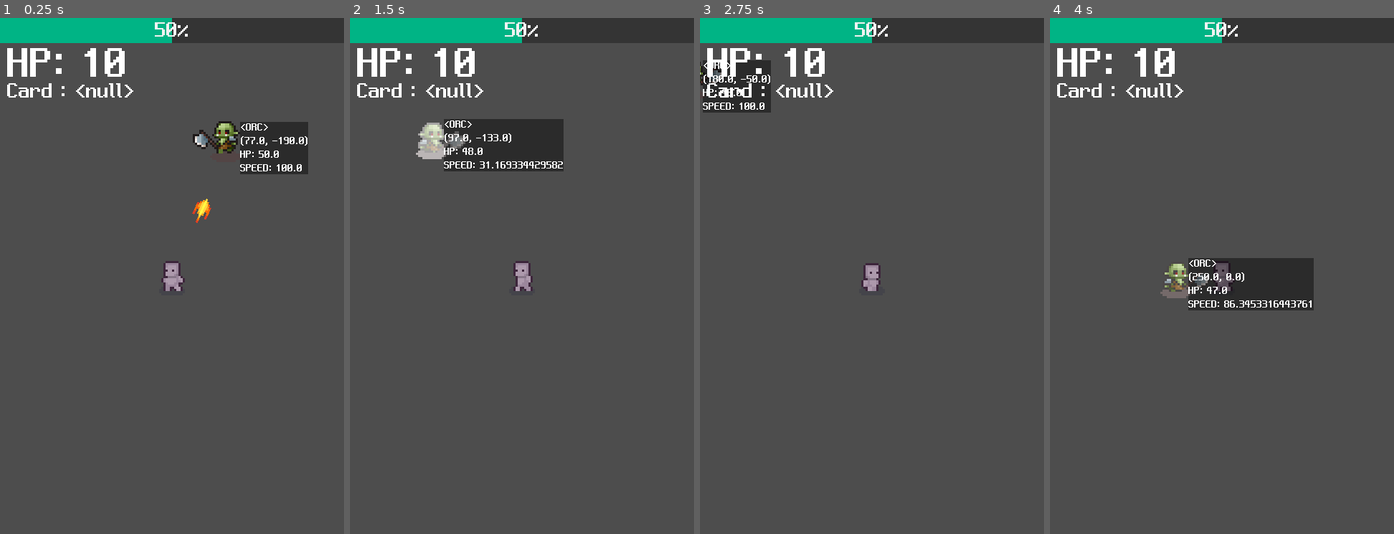
Above: before the commit, frames 1-4 (left to right).
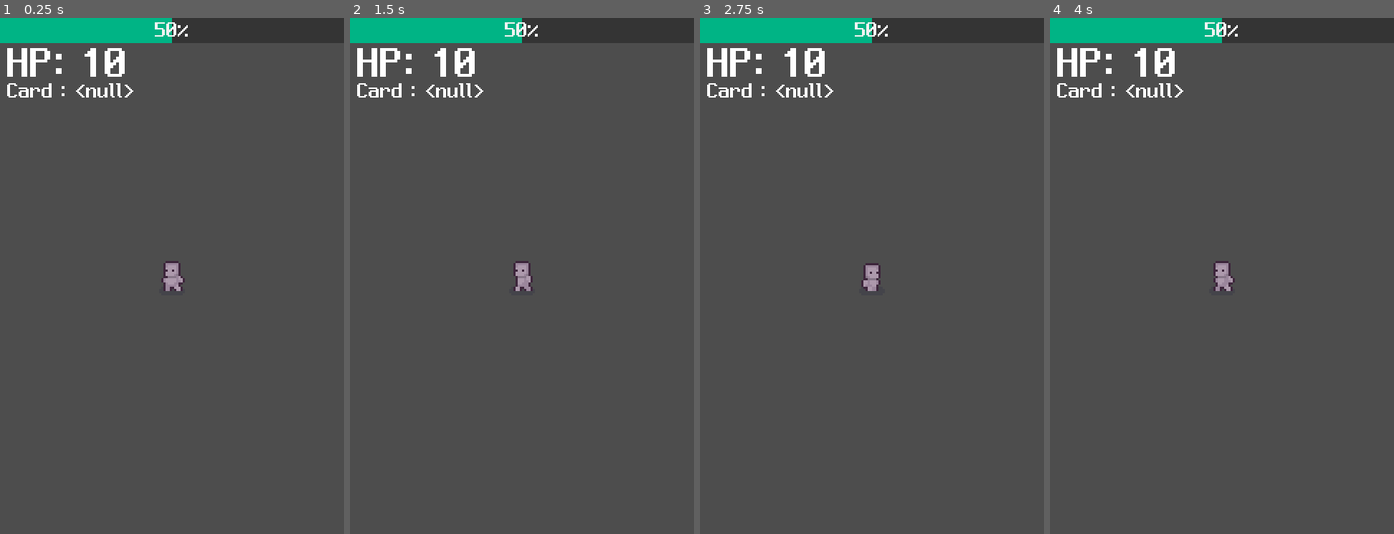
Above: after the commit, the same moments.

Repository: rnseo007/2dgame
Game: Godot game, scene res://Scenes/main.tscn
The game is run twice, just before and just after one commit, with the same random seed, the same clock (stepped at 60 frames per second) and the same inputs.
Inputs:
- Up to frame 1 (0.25 s): no input
- Up to frame 2 (1.5 s): hold D (move_right) 0.53-1.28 s; hold S (move_down) from 1.28 s (still down)
- Up to frame 3 (2.75 s): release S (move_down) at 2.03 s; hold D (move_right) from 2.03 s (still down)
- Up to frame 4 (4 s): release D (move_right) at 2.78 s; hold W (move_up) 2.78-3.53 s; hold A (move_left) from 3.53 s (still down)

The runs differ from the first frame. In frame 1, 2.6% of the frame differs, in the area x 55-90%, y 20-40%; in frame 2, 3.9%; in frame 3, 1.7%; in frame 4, 4.0%, in the area x 32-77%, y 46-57%.

Commit message:
적 랜덤 스폰 제작 완료, 적 ai 다시 제작 필요, 공격 재 제작 필요

Diff:
--- /dev/null
+++ b/Scenes/enemy_spawner.tscn
@@ -0,0 +1,23 @@
+[gd_scene load_steps=5 format=3 uid="uid://cwtjculhnmds1"]
+
+[ext_resource type="Script" uid="uid://bw2hwhfqpv61m" path="res://Scripts/enemy_spawner.gd" id="1_4l55s"]
+[ext_resource type="Script" uid="uid://dlion5xr8sj8k" path="res://Scripts/spawninfo.gd" id="2_cdqhx"]
+[ext_resource type="PackedScene" uid="uid://c0b35l8oeq3i" path="res://Scenes/Enemy.tscn" id="3_tdwud"]
+
+[sub_resource type="Resource" id="Resource_gga2x"]
+script = ExtResource("2_cdqhx")
+time_start = 0
+time_end = 60
+enemy = ExtResource("3_tdwud")
+enemy_num = 1
+enemy_spawn_delay = 1
+metadata/_custom_type_script = "uid://dlion5xr8sj8k"
+
+[node name="EnemySpawner" type="Node2D"]
+script = ExtResource("1_4l55s")
+spawns = Array[ExtResource("2_cdqhx")]([SubResource("Resource_gga2x")])
+
+[node name="Timer" type="Timer" parent="."]
+autostart = true
+
+[connection signal="timeout" from="Timer" to="." method="_on_timer_timeout"]
--- a/Scenes/main.tscn
+++ b/Scenes/main.tscn
@@ -1,18 +1,15 @@
 [gd_scene load_steps=4 format=3 uid="uid://c1nhxlovmsx53"]
 
 [ext_resource type="PackedScene" uid="uid://dtrgo1xqwerm0" path="res://Scenes/Player.tscn" id="1_bo1nx"]
-[ext_resource type="PackedScene" uid="uid://c0b35l8oeq3i" path="res://Scenes/Enemy.tscn" id="2_8gbba"]
 [ext_resource type="PackedScene" uid="uid://b7bkqi52340cw" path="res://Scenes/play_hud.tscn" id="3_8gbba"]
+[ext_resource type="PackedScene" uid="uid://cwtjculhnmds1" path="res://Scenes/enemy_spawner.tscn" id="3_jjvhh"]
 
 [node name="Main" type="Node2D"]
 
 [node name="Player" parent="." instance=ExtResource("1_bo1nx")]
 
-[node name="Enemy" parent="." instance=ExtResource("2_8gbba")]
-position = Vector2(95, -207)
-
 [node name="Play_HUD" parent="." instance=ExtResource("3_8gbba")]
 
+[node name="EnemySpawner" parent="." instance=ExtResource("3_jjvhh")]
+
 [connection signal="player_cur_hp" from="Player" to="Play_HUD" method="_on_player_player_cur_hp"]
-[connection signal="dead" from="Enemy" to="Player" method="_on_enemy_dead"]
-[connection signal="spawned" from="Enemy" to="Player" method="_on_enemy_spawned"]
--- a/Scripts/enemy.gd
+++ b/Scripts/enemy.gd
@@ -5,12 +5,14 @@
 @export var speed : float = 100
 @export var cur_hp : float = 50
 @onready var hit_anim_player = $HitAnimationPlayer
+@onready var player = get_tree().get_first_node_in_group("player")
 
 signal spawned(entity : Node2D)
 signal dead(entity : Node2D)
 
 func _ready() -> void:
 	spawned.emit($".")
+	print("spawned")
 
 func death():
 	dead.emit($".")
@@ -19,7 +21,7 @@
 func _process(_delta):
 	velocity = Vector2.ZERO
 
-	var playerPos : Vector2 = $"../Player".global_position
+	var playerPos : Vector2 = player.global_position
 
 	var direction = Vector2(
 		0 if playerPos.x == global_position.x else -1 if playerPos.x < global_position.x else 1,
--- /dev/null
+++ b/Scripts/enemy_spawner.gd
@@ -0,0 +1,38 @@
+extends Node2D
+
+@export var spawns : Array[Spawn_Info] = []
+
+@onready var player = get_tree().get_first_node_in_group("player")
+
+signal enemy_spawned(entity : Node2D)
+
+var time = 0
+
+func _on_timer_timeout() -> void:
+	time += 1
+	var enemy_spawns = spawns
+	for i in enemy_spawns:
+		if time > i.time_start and time < i.time_end:
+			if i.spawn_delay_counter < i.enemy_spawn_delay:
+				i.spawn_delay_counter += 1
+			else :
+				i.spawn_delay_counter = 0
+
+				var counter = 0
+				while counter < i.enemy_num:
+					var enemy_spawn = i.enemy.instantiate()
+					enemy_spawn.global_position = get_random_position()
+					add_child(enemy_spawn)
+					counter += 1
+					#print("spawn", enemy_spawn)
+
+func get_random_position():
+	var spawn_position : Vector2 = Vector2.ZERO
+	var spawn_distance = 500
+
+	var ran = randf_range(-3, 3)
+
+	spawn_position.x = cos(ran) * spawn_distance + player.global_position.x
+	spawn_position.y = tan(ran) * spawn_distance + player.global_position.y
+
+	return spawn_position
--- a/Scripts/player.gd
+++ b/Scripts/player.gd
@@ -77,7 +77,6 @@
 		pass
 
 	if enemy_array.size() > 0:
-		var target = getCloseEnemy()
 		baseAttack(getCloseEnemy())
 
 func _on_enemy_spawned(entity: Node2D) -> void:
--- /dev/null
+++ b/Scripts/spawninfo.gd
@@ -0,0 +1,11 @@
+extends Resource
+
+class_name Spawn_Info
+
+@export var time_start : int
+@export var time_end : int
+@export var enemy : PackedScene
+@export var enemy_num : int
+@export var enemy_spawn_delay : int
+
+var spawn_delay_counter = 0
Not shown, added: Scripts/enemy_spawner.gd.uid
Not shown, added: Scripts/spawninfo.gd.uid
